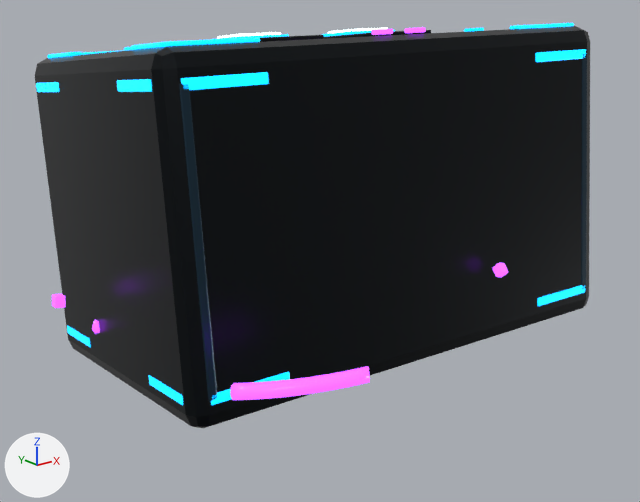
Two versions of the glTF model public/assets/models/powerups/packet-reverse-blast.glb, one commit apart.
Before and after are seen from a 50 mm lens placed at (-8.85, -10.75, 10.05), pointed at (-0.32, -0.09, 5.79). The axes (+X, +Y, +Z) are drawn at lower left. The lights are the same throughout. The first picture is the older version. Both versions are drawn at frame 27 of the action 'packet-vortex-cast'; the numbers are the values there.

Objects in the first picture: 'packet-charge-corners.002-PL-violet', 'packet-pose.002-PL-cyan', 'packet-pose.002-PL-metal', 'packet-pose.002-PL-shell' and 7 more.
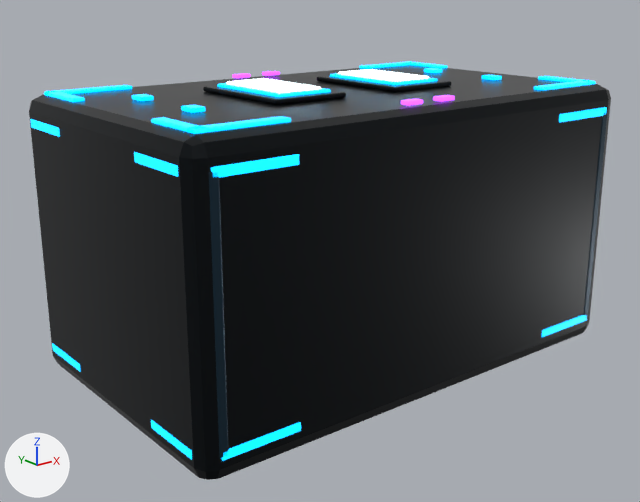
ob_packet_pose_002 is not drawn itself; it is the parent of ob_eye_expression_left_002, ob_eye_expression_right_002, ob_packet_charge_corners_002, ob_packet_charge_mote_pose_0_002, ob_packet_charge_mote_pose_1_002, ob_packet_charge_mote_pose_2_002, ob_packet_charge_mote_pose_3_002, ob_packet_charge_mote_pose_4_002.
ob_eye_expression_left_002 is not drawn itself; it is the parent of ob_eye_cyan_edge_left_002, ob_eye_white_left_002.
ob_eye_expression_right_002 is not drawn itself; it is the parent of ob_eye_cyan_edge_right_002, ob_eye_white_right_002.

Edits to the scene script, one JSON object a line:
```json
{"op": "set", "path": "ob_packet_pose_002.rotation_euler", "old": "(-0.105, 0.0, -0.0595)", "new": "(0.0, 0.0, 0.0)", "note": "degrees (-6, 0, -3.4) -> degrees (0, 0, 0)"}
{"op": "set", "path": "ob_packet_pose_002.scale", "old": "(0.95, 0.97, 1.08)", "new": "(1.0, 1.0, 1.0)"}
{"op": "set", "path": "ob_packet_pose_002.location", "old": "(0.0, 0.179, 6.679)", "new": "(0.0, 0.0, 6.15)"}
{"op": "set", "path": "ob_eye_expression_left_002.scale", "old": "(1.04, 0.53, 1.0)", "new": "(1.0, 1.0, 1.0)"}
{"op": "set", "path": "ob_eye_expression_left_002.location", "old": "(-1.1, 0.29, 2.28)", "new": "(-1.1, 0.06, 2.28)"}
{"op": "set", "path": "ob_eye_expression_right_002.scale", "old": "(1.04, 0.53, 1.0)", "new": "(1.0, 1.0, 1.0)"}
{"op": "set", "path": "ob_eye_expression_right_002.location", "old": "(1.1, 0.29, 2.28)", "new": "(1.1, 0.06, 2.28)"}
```

Changed parts and their boxes [x1, y1, x2, y2] in the pictures (640 x 502 px):
```json
{"object": "packet-pose.002-PL-shell", "change": "moved, turned, rescaled", "before": [35, 26, 590, 428], "after": [29, 65, 611, 480]}
{"object": "packet-pose.002-PL-cyan", "change": "moved, turned, rescaled", "before": [36, 23, 586, 405], "after": [30, 61, 607, 461]}
{"object": "packet-pose.002-PL-metal", "change": "moved, turned, rescaled", "before": [179, 53, 587, 402], "after": [209, 110, 608, 458], "on screen": "mostly hidden"}
{"object": "packet-charge-corners.002-PL-violet", "change": "moved, turned, rescaled", "before": [92, 320, 370, 400], "on screen": "not visible afterwards"}
{"object": "eye-white-left.002", "change": "moved, turned, rescaled", "before": [217, 32, 281, 39], "after": [227, 78, 321, 93]}
{"object": "eye-white-right.002", "change": "moved, turned, rescaled", "before": [328, 27, 388, 34], "after": [338, 69, 429, 81]}
{"object": "packet-pose.002-PL-violet", "change": "moved, turned, rescaled", "before": [371, 27, 426, 35], "after": [232, 71, 455, 106]}
{"object": "eye-cyan-edge-left.002", "change": "moved, turned, rescaled", "before": [219, 34, 289, 39], "after": [217, 83, 331, 97]}
{"object": "eye-cyan-edge-right.002", "change": "moved, turned, rescaled", "before": [322, 30, 395, 37], "after": [330, 73, 438, 85]}
{"object": "packet-charge-mote-0.002", "change": "moved, turned, rescaled", "before": [52, 294, 66, 308], "on screen": "not visible afterwards"}
{"object": "packet-charge-mote-2.002", "change": "moved, turned, rescaled", "before": [492, 262, 508, 277], "on screen": "not visible afterwards"}
```
